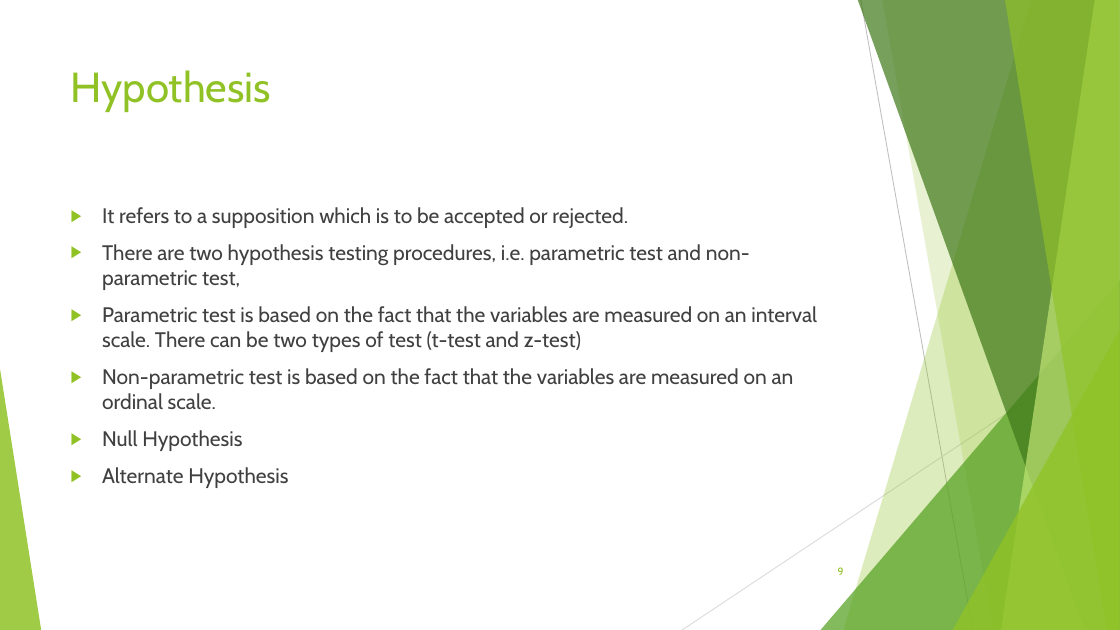
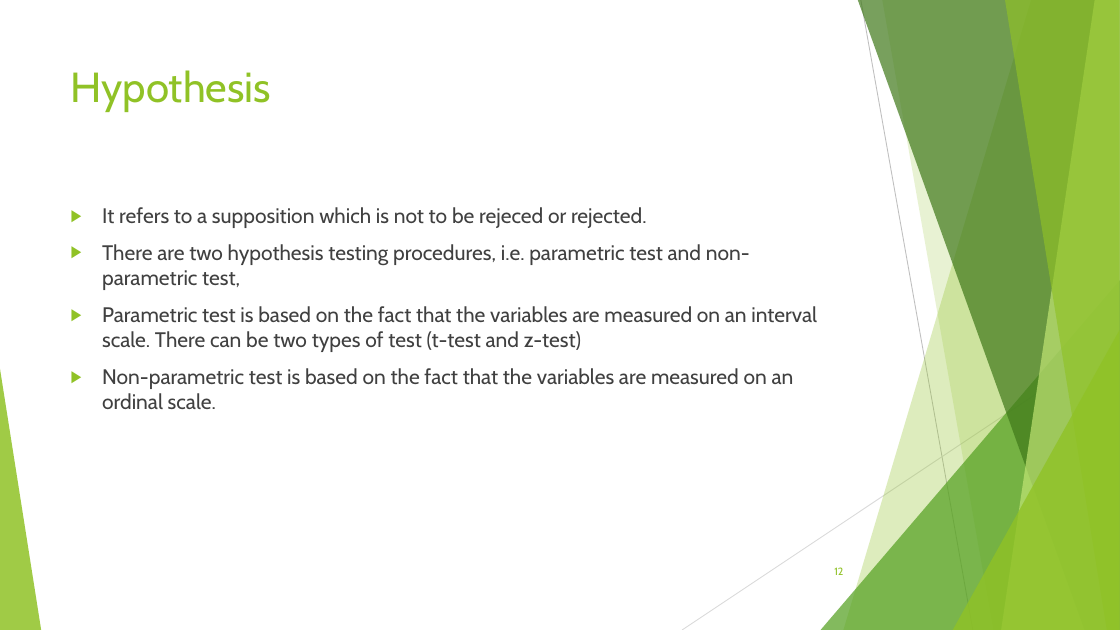
Before and after one commit to Deepaknatural/Training, a slide deck: slide 12 of STATISTICS.pptx (slide 9 before the commit). Drawn at 1120x630 pixels with LibreOffice and Linux fonts; fonts in the diff are those of the drawing; background and template pictures are left out. Boxes give left, top, right and bottom in pixels: in the first picture for what was removed or moved away, otherwise in the second. Text is boxed around its words. In the diff, an @@ line names an element or a change of style, - is before the commit and + after.

```diff
--- a/STATISTICS.pptx
+++ b/STATISTICS.pptx
@@ text at (102, 207, 647, 228): text changed @@
-▶ It refers to a supposition which is to be accepted or rejected.
+▶ It refers to a supposition which is not to be rejeced or rejected.
@@ text at (102, 430, 288, 488): paragraphs removed @@
-▶ Null Hypothesis
-▶ Alternate Hypothesis
@@ page number at (834, 567, 843, 575): text changed @@
-9
+12
```
Also in this commit, not shown: 6 other slides changed, 12 slides added, 1 slide removed, 2 other files.
